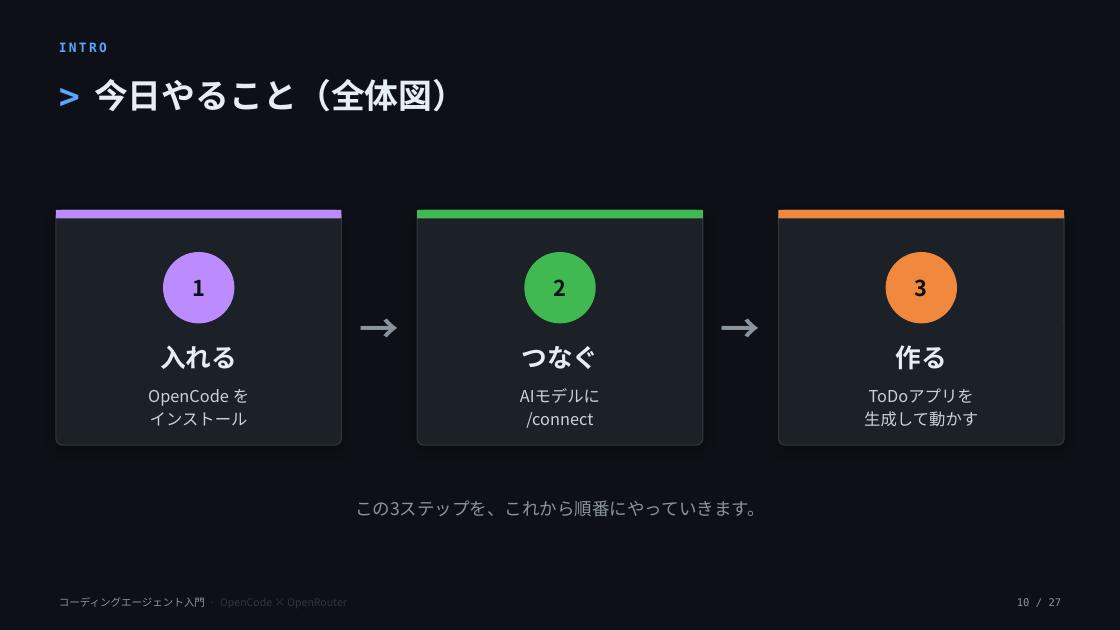
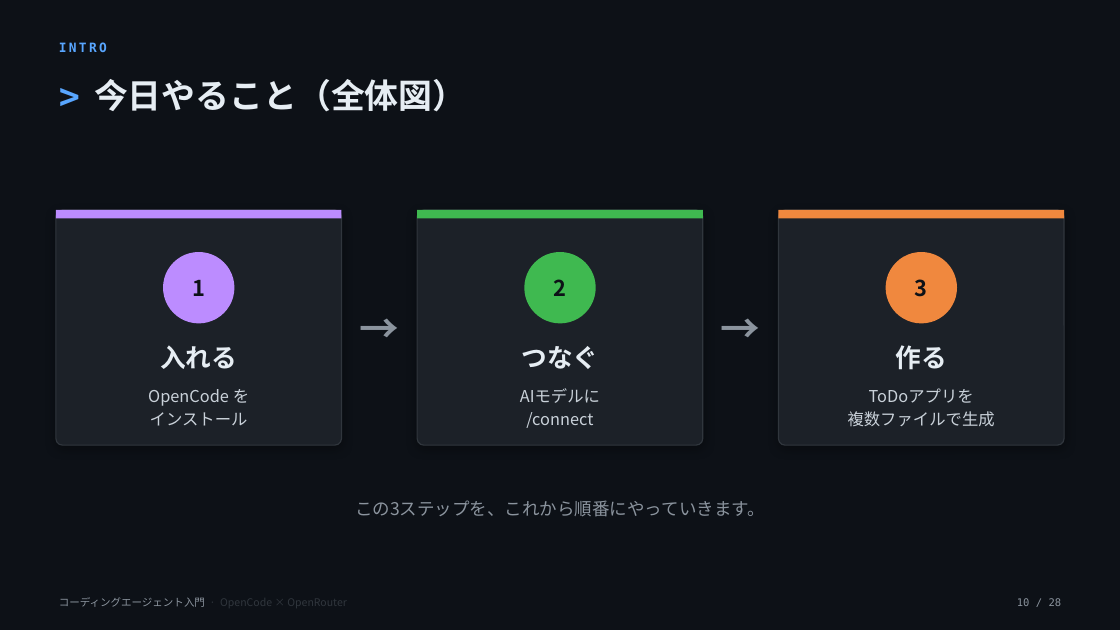
Before and after one commit to OJII3/localllm_agent_example, a slide deck: slide 10 of slides/seminar.pptx. Drawn at 1120x630 pixels with LibreOffice and Linux fonts; fonts in the diff are those of the drawing. Boxes give left, top, right and bottom in pixels: in the first picture for what was removed or moved away, otherwise in the second. Text is boxed around its words. In the diff, an @@ line names an element or a change of style, - is before the commit and + after.

```diff
--- a/slides/seminar.pptx
+++ b/slides/seminar.pptx
@@ text at [848,411,995,426]: text changed @@
-生成して動かす
+複数ファイルで生成
@@ text at [1017,598,1062,606]: text changed @@
-10 / 27
+10 / 28
```
Also in this commit, not shown: 23 other slides changed, 3 slides added, 2 slides removed, 2 other files.
